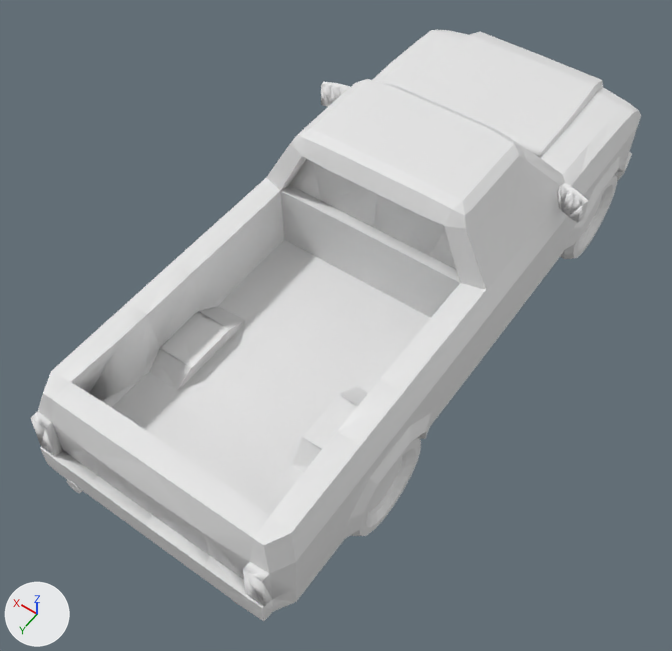
One commit to the Blender file Assets/Meshes/Cars/americanPickUpMesh.blend: the scene before it, then after it.
Before and after are seen from a camera (50 mm lens) standing at (-1.68, 2.73, 4.1) and looking at (0.01, 0.36, 0.39). The axes (+X, +Y, +Z) are drawn at lower left. The lights are the same throughout. The same objects are shown in both versions, whatever each file hides.

Script lines for the objects in view, before the commit:
```python
me_mesh = bpy.data.meshes.new('Mesh')
me_mesh.from_pydata(...)  # 554 vertices, 939 faces; spans x -0.77..0.77, y -1.72..1.74, z 0.28..1.19
me_mesh_013 = bpy.data.meshes.new('Mesh.013')
me_mesh_013.from_pydata(...)  # 1112 vertices, 1995 faces; spans x -0.79..0.79, y -1.74..1.77, z 0.0..1.21
ob_body = bpy.data.objects.new('body', me_mesh)
ob_body.location = (0.0, 0.0, 0.0)
ob_outline = bpy.data.objects.new('outline', me_mesh_013)
ob_outline.location = (0.0, 0.0, 0.0)
```
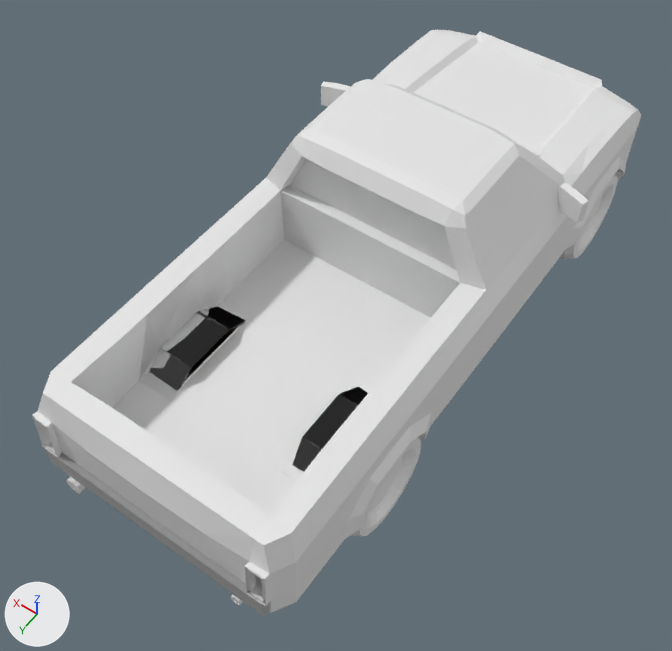
The change, as a list of edits to the scene's bpy script:
```text
Change me_mesh_013:
    used by ob_outline; location = (0.0, 0.0, 0.0)
    remove me_mesh_013.from_pydata(...)  # 1112 vertices, 1995 faces; spans x -0.79..0.79, y -1.74..1.77, z 0.0..1.21
    add me_mesh_013.from_pydata(...)  # 1181 vertices, 2017 faces; spans x -0.79..0.79, y -1.69..1.77, z 0.0..1.21
    me_mesh_013 part 1: a new loose piece of 40 vertices spanning x -0.5..-0.28, y 1.32..1.75, z 0.29..0.41
    me_mesh_013 part 2: 17 vertices moved from x -0.67..0.67, y -1.68..-0.84, z 0.26..0.89 to x -0.67..0.67, y -1.69..-0.84, z 0.26..0.89; 41 vertices removed from x -0.71..0.71, y -1.74..-0.79, z 0.26..0.92; 48 vertices added at x -0.7..0.7, y -1.69..-0.8, z 0.26..0.92
    me_mesh_013 part 3: 9 vertices moved from x -0.63..0.63, y 1.7..1.75, z 0.32..0.71 to x -0.63..0.63, y 1.71..1.74, z 0.33..0.72; 32 vertices removed from x -0.64..0.64, y 1.56..1.76, z 0.32..0.71; 14 vertices added at x -0.63..0.63, y 1.56..1.74, z 0.31..0.72
```

Pixel boxes (x1, y1, x2, y2) of what changed, in the pictures (672 x 651 px; the box of a moved part takes in the faces that stretch with it):
'outline', reshaped
    before: (30, 30, 641, 621)
    after: (32, 30, 641, 613)
part 1 of me_mesh_013, added
    after: (231, 575, 256, 605)
part 2 of me_mesh_013, moved or reshaped
    before: (380, 30, 632, 182)
    after: (380, 30, 629, 183)
part 3 of me_mesh_013, moved or reshaped
    before: (30, 411, 296, 621)
    after: (32, 411, 296, 613)
'backBumper', unchanged, uncovered by the edit
    after: (45, 447, 269, 616)
